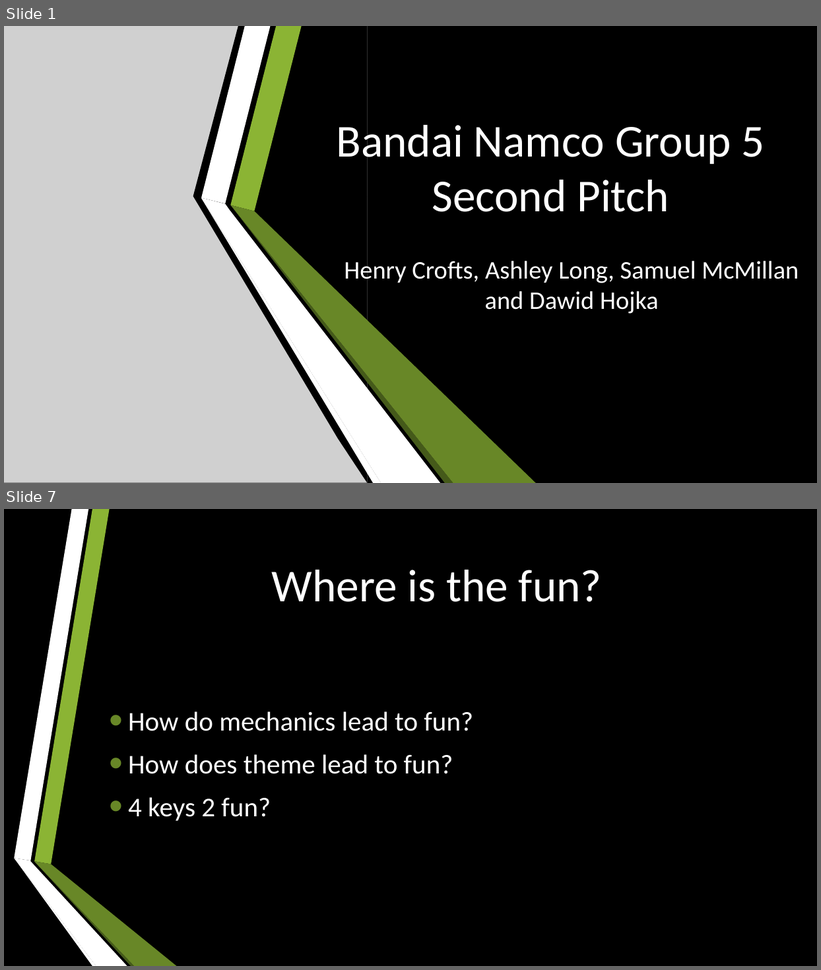
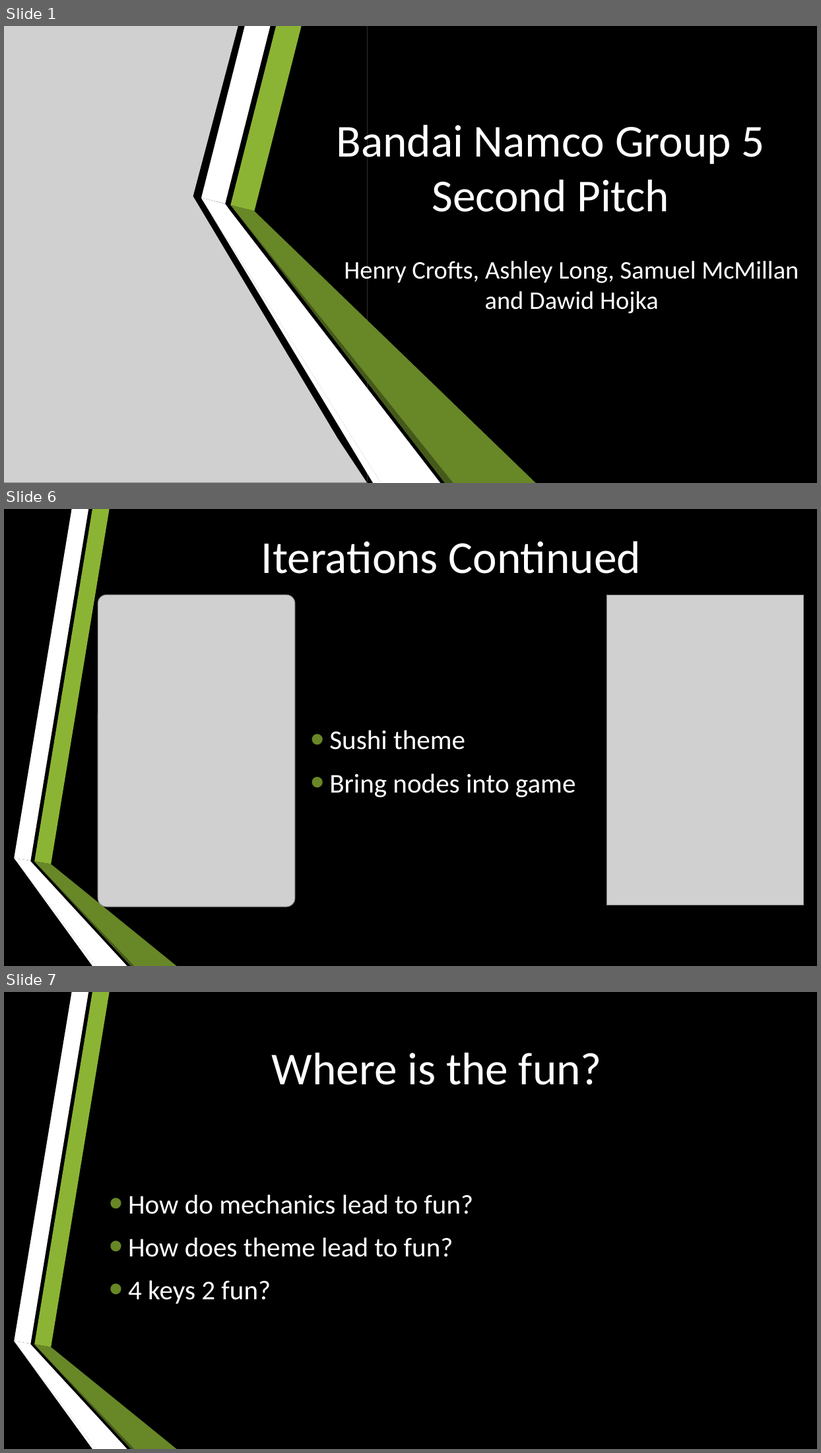
Before and after one commit to UoSGroupProjects1718/mgp-mpg-group-5, a slide deck: Management/Presentations/Second Presentation.pptx. Shown one above the other, each under a label of ours: slides 1 and 7 before the commit, slides 1, 6 and 7 after it; the slides between them are not shown. The pictures are 821x970 and 821x1453 pixels, drawn with LibreOffice and Linux fonts; fonts in the diff are those of the drawing; grey boxes stand for pictures. Boxes give left, top, right and bottom in pixels: in the first picture for what was removed or moved away, otherwise in the second. Text is boxed around its words. In the diff, an @@ line names an element or a change of style, - is before the commit and + after.

```diff
--- a/Management/Presentations/Second Presentation.pptx
+++ b/Management/Presentations/Second Presentation.pptx
@@ slide 6 added at [4, 509, 817, 966], background #000000; not listed: 6 template elements that a slide beside it also shows @@
@@ title added at [261, 541, 641, 574], 54 pt, text #FFFFFF @@
+Iterations Continued
@@ picture added at [98, 595, 295, 908] @@
@@ picture added at [607, 595, 804, 906] @@
@@ text added at [329, 730, 576, 797], 32 pt, text #FFFFFF @@
+• Sushi theme
+• Bring nodes into game
```
Also in this commit, not shown: 3 slides changed, 1 other slide added, 1 slide removed.
